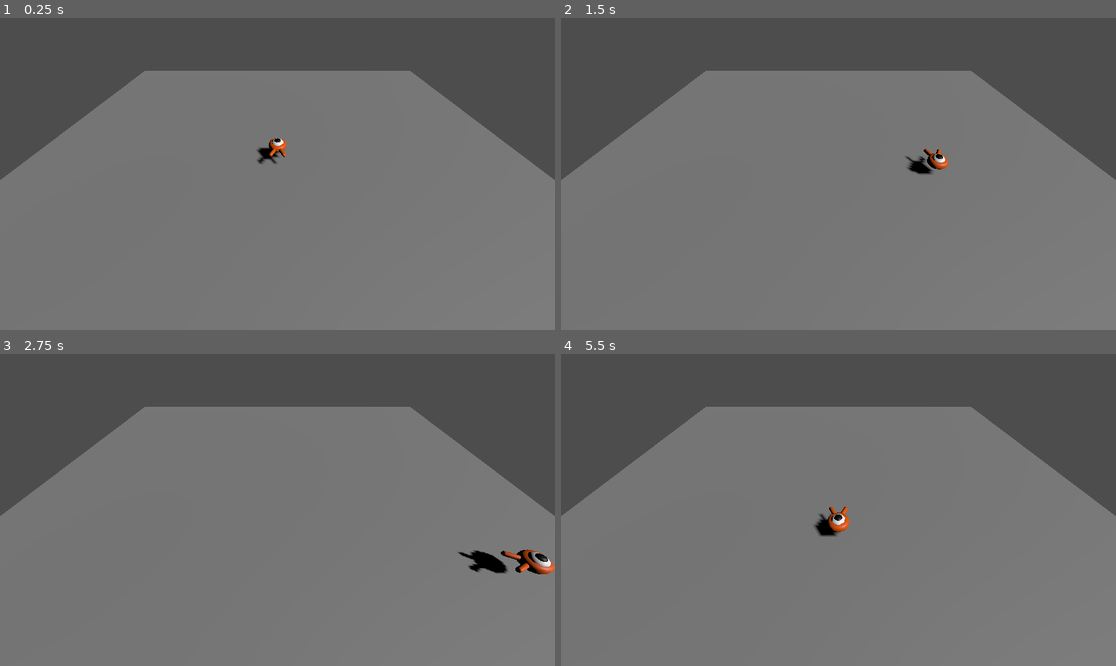
Above: before the commit, frames 1-4 (two rows, left to right).
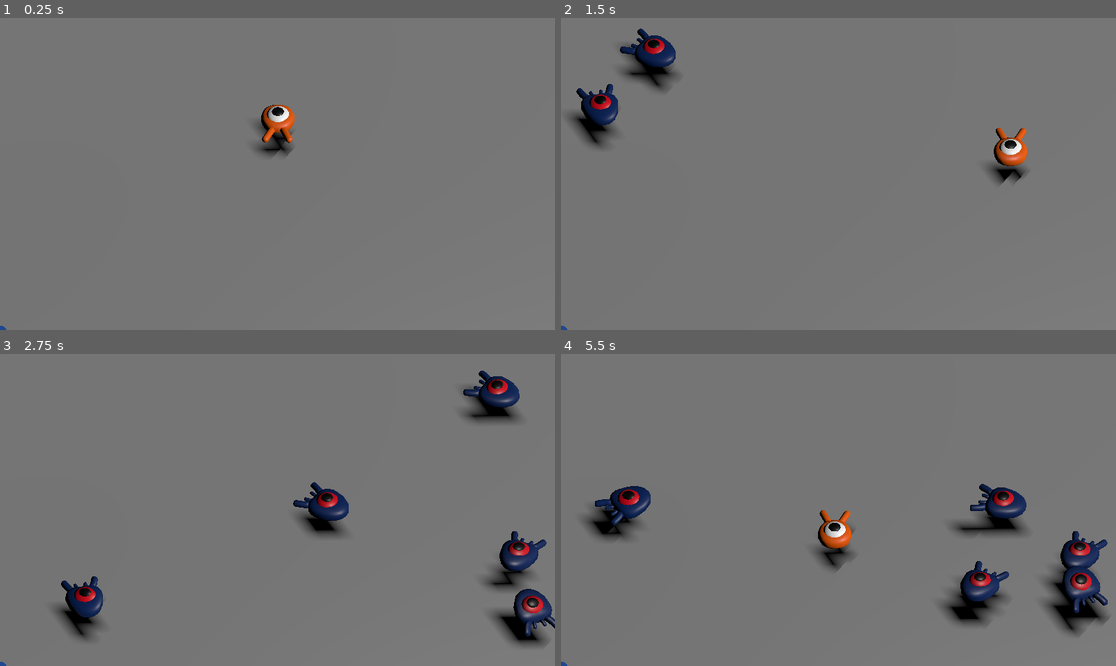
Above: after the commit, the same moments.

Repository: LoganTylerPatterson/FirstGodot
Game: Godot game, scene res://main.tscn
Same seed, same stepped clock (60 frames per second), same inputs: the game is played once before the commit and once after it.
Inputs:
- Up to frame 1 (0.25 s): no input
- Up to frame 2 (1.5 s): tap Enter at 0.5 s; hold D (move_right) 0.53-1.28 s; hold S (move_back) from 1.28 s (still down)
- Up to frame 3 (2.75 s): release S (move_back) at 2.03 s; hold D (move_right) from 2.03 s (still down)
- Up to frame 4 (5.5 s): release D (move_right) at 2.78 s; hold W (move_forward) 2.78-3.53 s; hold A (move_left) 3.53-5.03 s; hold S (move_back) from 5.03 s (still down)

The runs differ from the first frame. In frame 1, 27% of the frame differs, in the area x 0-100%, y 0-100%; in frame 2, 26%; in frame 3, 31%; in frame 4, 34%.

Commit message:
bad guys!

Diff:
--- a/main.tscn
+++ b/main.tscn
@@ -1,6 +1,8 @@
-[gd_scene load_steps=4 format=3 uid="uid://bn26xrx5qep0x"]
+[gd_scene load_steps=9 format=3 uid="uid://bn26xrx5qep0x"]
 
 [ext_resource type="PackedScene" uid="uid://bedah5afnxyhk" path="res://character_body_3d.tscn" id="1_ee3g5"]
+[ext_resource type="Script" path="res://spawning.gd" id="1_fxkle"]
+[ext_resource type="PackedScene" uid="uid://bhor1wijl8p24" path="res://mob.tscn" id="2_780ks"]
 
 [sub_resource type="BoxShape3D" id="BoxShape3D_e35ys"]
 size = Vector3(60, 2, 60)
@@ -8,7 +10,22 @@
 [sub_resource type="BoxMesh" id="BoxMesh_addc1"]
 size = Vector3(60, 2, 60)
 
+[sub_resource type="StandardMaterial3D" id="StandardMaterial3D_atobk"]
+albedo_color = Color(0.0822812, 0.325791, 0.687106, 1)
+
+[sub_resource type="CylinderMesh" id="CylinderMesh_hnets"]
+material = SubResource("StandardMaterial3D_atobk")
+
+[sub_resource type="Curve3D" id="Curve3D_60iuj"]
+_data = {
+"points": PackedVector3Array(0, 0, 0, 0, 0, 0, -16.6638, 0, -11.2395, 0, 0, 0, 0, 0, 0, 16.4683, 0, -11.6305, 0, 0, 0, 0, 0, 0, 16.4683, 0, 19.1072, 0, 0, 0, 0, 0, 0, -16.957, 0, 18.5208, 0, 0, 0, 0, 0, 0, -16.6638, 0, -11.2395),
+"tilts": PackedFloat32Array(0, 0, 0, 0, 0)
+}
+point_count = 5
+
 [node name="Main" type="Node"]
+script = ExtResource("1_fxkle")
+mob_scene = ExtResource("2_780ks")
 
 [node name="Ground" type="StaticBody3D" parent="."]
 transform = Transform3D(1, 0, 0, 0, 1, 0, 0, 0, 1, 0, -1, 0)
@@ -25,10 +42,40 @@
 shadow_enabled = true
 
 [node name="Player" parent="." instance=ExtResource("1_ee3g5")]
-speed = 14
-gravity = 75
 
 [node name="CameraPivot" type="Marker3D" parent="."]
 
 [node name="Camera3D" type="Camera3D" parent="CameraPivot"]
 transform = Transform3D(1, 0, 0, 0, 0.707107, 0.707107, 0, -0.707107, 0.707107, 0, 15.0159, 19)
+projection = 1
+size = 19.0
+
+[node name="Cylinders" type="Node3D" parent="."]
+
+[node name="MeshInstance3D" type="MeshInstance3D" parent="Cylinders"]
+transform = Transform3D(1, 0, 0, 0, 1, 0, 0, 0, 1, -16.7952, 0, -11.1773)
+mesh = SubResource("CylinderMesh_hnets")
+
+[node name="MeshInstance3D2" type="MeshInstance3D" parent="Cylinders"]
+transform = Transform3D(1, 0, 0, 0, 1, 0, 0, 0, 1, 16.4954, 0, -11.6706)
+mesh = SubResource("CylinderMesh_hnets")
+
+[node name="MeshInstance3D3" type="MeshInstance3D" parent="Cylinders"]
+transform = Transform3D(1, 0, 0, 0, 1, 0, 0, 0, 1, 16.4954, 0, 19.1604)
+mesh = SubResource("CylinderMesh_hnets")
+
+[node name="MeshInstance3D4" type="MeshInstance3D" parent="Cylinders"]
+transform = Transform3D(1, 0, 0, 0, 1, 0, 0, 0, 1, -16.9847, 0, 18.5241)
+mesh = SubResource("CylinderMesh_hnets")
+
+[node name="SpawnPath" type="Path3D" parent="."]
+curve = SubResource("Curve3D_60iuj")
+
+[node name="SpawnLocation" type="PathFollow3D" parent="SpawnPath"]
+transform = Transform3D(0.0117985, 0, -0.99993, 0, 1, 0, 0.99993, 0, 0.0117985, -16.6638, 0, -11.2395)
+
+[node name="MobTimer" type="Timer" parent="."]
+wait_time = 0.5
+autostart = true
+
+[connection signal="timeout" from="MobTimer" to="." method="_on_mob_timer_timeout"]
--- /dev/null
+++ b/mob.gd
@@ -0,0 +1,27 @@
+extends CharacterBody3D
+
+@export var min_speed = 10
+@export var max_speed = 18
+
+func _physics_process(_delta):
+	move_and_slide()
+
+# This function will be called from the Main scene.
+func initialize(start_position, player_position):
+	# We position the mob by placing it at start_position
+	# and rotate it towards player_position, so it looks at the player.
+	look_at_from_position(start_position, player_position, Vector3.UP)
+	# Rotate this mob randomly within range of -90 and +90 degrees,
+	# so that it doesn't move directly towards the player.
+	rotate_y(randf_range(-PI / 4, PI / 4))
+
+	# We calculate a random speed (integer)
+	var random_speed = randi_range(min_speed, max_speed)
+	# We calculate a forward velocity that represents the speed.
+	velocity = Vector3.FORWARD * random_speed
+	# We then rotate the velocity vector based on the mob's Y rotation
+	# in order to move in the direction the mob is looking.
+	velocity = velocity.rotated(Vector3.UP, rotation.y)
+
+func _on_visible_on_screen_notifier_3d_screen_exited():
+	queue_free()
--- /dev/null
+++ b/mob.tscn
@@ -0,0 +1,24 @@
+[gd_scene load_steps=4 format=3 uid="uid://bhor1wijl8p24"]
+
+[ext_resource type="PackedScene" uid="uid://0y8iscjff68k" path="res://art/mob.glb" id="1_b5www"]
+[ext_resource type="Script" path="res://mob.gd" id="1_dhvrt"]
+
+[sub_resource type="BoxShape3D" id="BoxShape3D_3ckm8"]
+size = Vector3(1.76169, 1.62392, 1.89595)
+
+[node name="Mob" type="CharacterBody3D"]
+script = ExtResource("1_dhvrt")
+
+[node name="Pivot" type="Node3D" parent="."]
+
+[node name="mob" parent="Pivot" instance=ExtResource("1_b5www")]
+
+[node name="CollisionShape3D" type="CollisionShape3D" parent="."]
+transform = Transform3D(1, 0, 0, 0, 1, 0, 0, 0, 1, 0.0163722, 0, 0)
+shape = SubResource("BoxShape3D_3ckm8")
+
+[node name="VisibleOnScreenNotifier3D" type="VisibleOnScreenNotifier3D" parent="."]
+transform = Transform3D(1, 0, 0, 0, 1, 0, 0, 0, 1, 0.0130982, 0.499746, 0.288157)
+aabb = AABB(-1.15263, -0.459947, -1.62252, 2.30526, 0.919894, 3.24505)
+
+[connection signal="screen_exited" from="VisibleOnScreenNotifier3D" to="." method="_on_visible_on_screen_notifier_3d_screen_exited"]
--- a/project.godot
+++ b/project.godot
@@ -48,6 +48,12 @@
 ]
 }
 
+[layer_names]
+
+3d_physics/layer_1="player"
+3d_physics/layer_2="enemies"
+3d_physics/layer_3="world"
+
 [rendering]
 
 quality/driver/driver_name="GLES2"
--- /dev/null
+++ b/spawning.gd
@@ -0,0 +1,28 @@
+extends Node
+
+@export var mob_scene: PackedScene
+
+# Called when the node enters the scene tree for the first time.
+func _ready():
+	pass # Replace with function body.
+
+
+# Called every frame. 'delta' is the elapsed time since the previous frame.
+func _process(delta):
+	pass
+
+
+func _on_mob_timer_timeout():
+	var mob = mob_scene.instantiate()
+
+	# Choose a random location on the SpawnPath.
+	# We store the reference to the SpawnLocation node.
+	var mob_spawn_location = get_node("SpawnPath/SpawnLocation")
+	# And give it a random offset.
+	mob_spawn_location.progress_ratio = randf()
+
+	var player_position = $Player.position
+	mob.initialize(mob_spawn_location.position, player_position)
+
+	# Spawn the mob by adding it to the Main scene.
+	add_child(mob)
